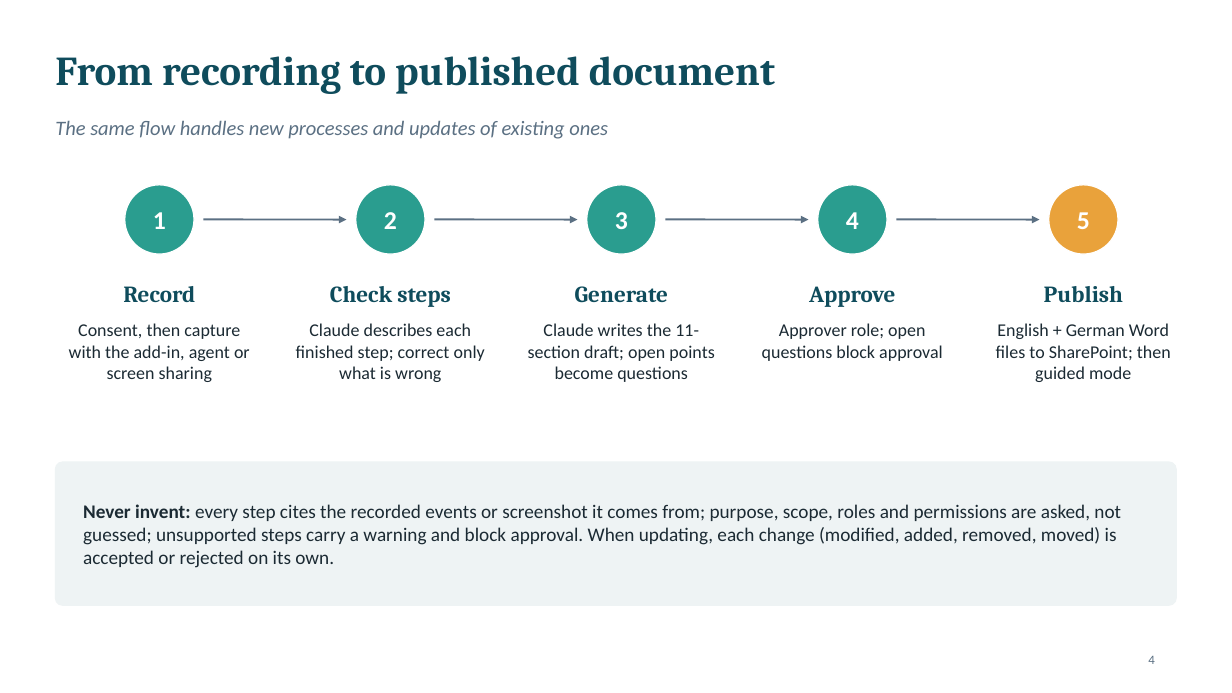
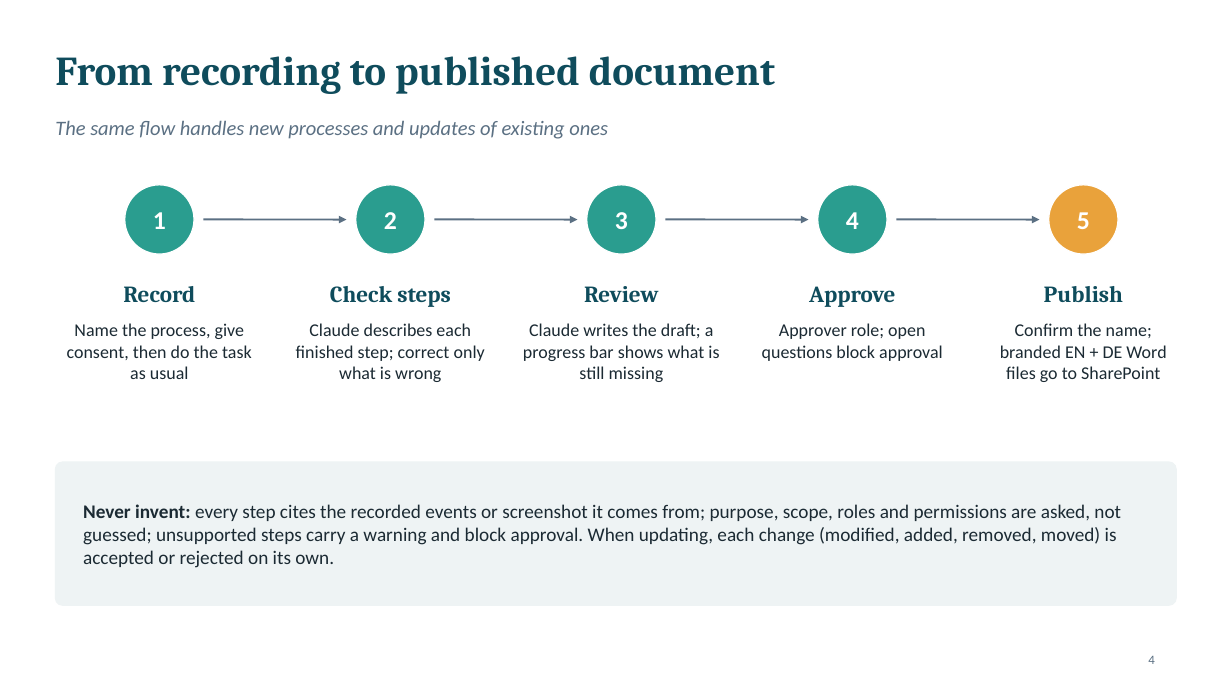
Before and after one commit to traistacristian/process-documentation-agent, a slide deck: slide 4 of docs/Process-Documentation-Agent-Overview.pptx. Drawn at 1232x693 pixels with LibreOffice and Linux fonts; fonts in the diff are those of the drawing. Boxes give left, top, right and bottom in pixels: in the first picture for what was removed or moved away, otherwise in the second. Text is boxed around its words. In the diff, an @@ line names an element or a change of style, - is before the commit and + after.

```diff
--- a/docs/Process-Documentation-Agent-Overview.pptx
+++ b/docs/Process-Documentation-Agent-Overview.pptx
@@ text at bbox=[584, 286, 658, 302]: text changed @@
-Generate
+Review
@@ text at bbox=[67, 323, 252, 379]: text changed @@
-Consent, then capture with the add-in, agent or screen sharing
+Name the process, give consent, then do the task as usual
@@ text at bbox=[523, 323, 719, 382]: text changed @@
-Claude writes the 11-section draft; open points become questions
+Claude writes the draft; a progress bar shows what is still missing
@@ text at bbox=[1000, 323, 1166, 382]: text changed @@
-English + German Word files to SharePoint; then guided mode
+Confirm the name; branded EN + DE Word files go to SharePoint
```
Also in this commit, not shown: 3 other slides changed.
